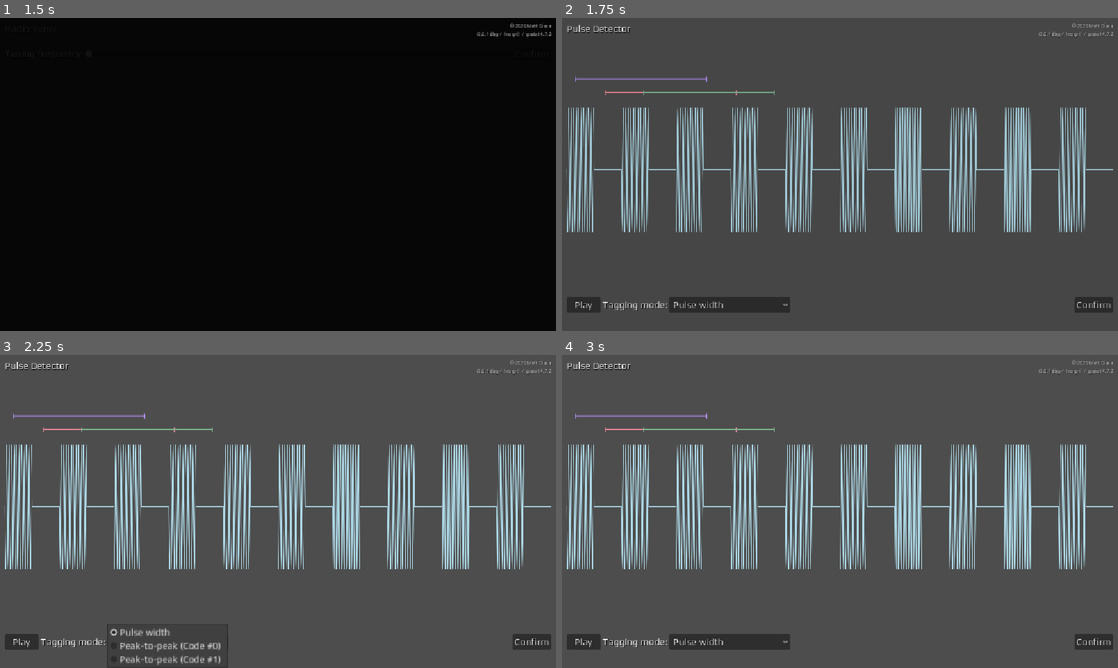
Above: before the commit, frames 1-4 (two rows, left to right).
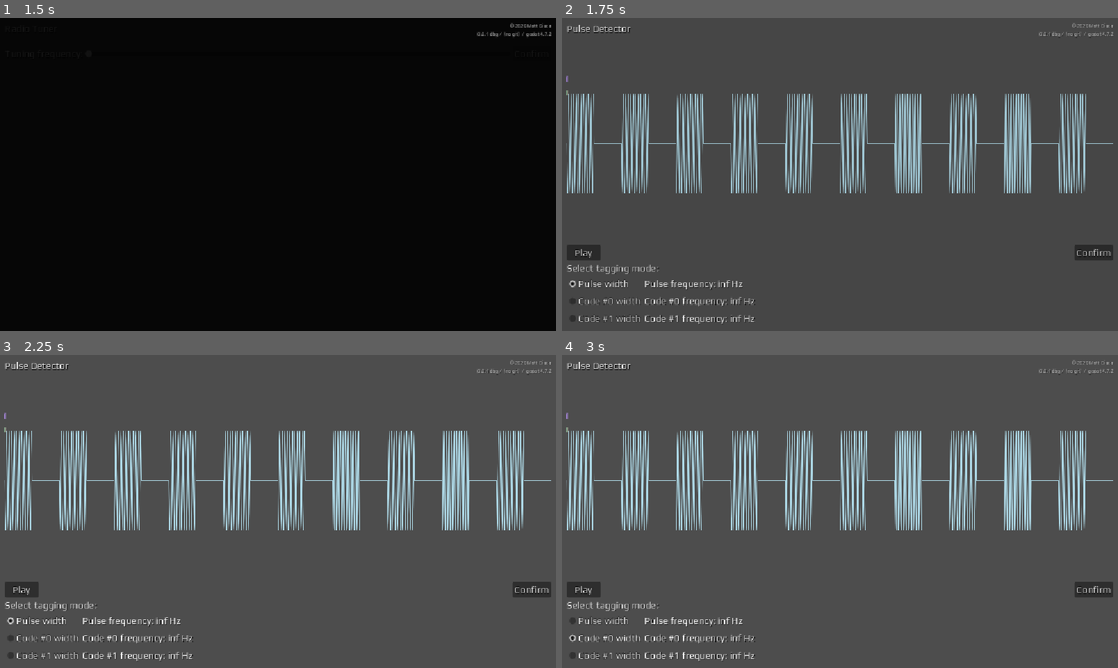
Above: after the commit, the same moments.

Repository: mgiuca/message-game
Game: Godot game, scene res://scenes/main.tscn
Same seed, same stepped clock (60 frames per second), same inputs: the game is played once before the commit and once after it.
Inputs (mouse positions are in pixels of both pictures, inside the frame that each line leads up to):
- Up to frame 1 (1.5 s): click "Start Game" at 0.5 s; click "Confirm" at 1.25 s
- Up to frame 2 (1.75 s): no input
- Up to frame 3 (2.25 s): click "Pulse width" at 2 s
- Up to frame 4 (3 s): click (606, 636) at 2.75 s, where only the run after the commit has a clickable "Code #0 width"

Frame 1 is identical in both runs. In frame 2, 16% of the frame differs, in the area x 0-100%, y 18-98%; in frame 3, 16%; in frame 4, 17%.

Commit message:
PulseDetector: Rearrange tag mode selection UI.
Now uses radio buttons.

Diff:
--- a/scenes/levels/pulse_detector.gd
+++ b/scenes/levels/pulse_detector.gd
@@ -49,8 +49,8 @@
   tex_waveform.audio_stream = audio_stream
 
   update_play_button_text()
-
-  _on_opt_tag_mode_item_selected(0)
+  ($MarginContainer/VBoxContainer/GridContainer/ChkPulseMode as CheckBox).button_pressed = true
+  update_tags()
 
 func update_play_button_text() -> void:
   btn_play_stop.text = 'Pause' if playing else 'Play'
@@ -112,7 +112,9 @@
   span.position.x = start_x
   span.size.x = end_x - start_x
 
-func _on_opt_tag_mode_item_selected(index: int) -> void:
+func _on_chk_tagging_mode_toggled(toggled_on: bool, index: int) -> void:
+  if not toggled_on:
+    return
   match index:
     0:
       selected_tag_range = pulse_width_range
--- a/scenes/levels/pulse_detector.tscn
+++ b/scenes/levels/pulse_detector.tscn
@@ -4,6 +4,8 @@
 [ext_resource type="Script" uid="uid://ci77x2yl4osyx" path="res://scenes/levels/pulse_detector.gd" id="2_baup0"]
 [ext_resource type="Script" uid="uid://dpod4vx34s4q0" path="res://scenes/ui/waveform.gd" id="3_d7fx5"]
 [ext_resource type="Script" uid="uid://bwdl15u8rxu1q" path="res://scenes/ui/tag_span.gd" id="4_44fsj"]
+
+[sub_resource type="ButtonGroup" id="ButtonGroup_44fsj"]
 
 [node name="PulseDetector" unique_id=1360869222 instance=ExtResource("1_ybs3c")]
 script = ExtResource("2_baup0")
@@ -66,41 +68,48 @@
 size_flags_horizontal = 0
 text = "Play"
 
-[node name="Label" type="Label" parent="MarginContainer/VBoxContainer/HBoxContainer" index="1" unique_id=2068937420]
-layout_mode = 2
-size_flags_horizontal = 0
-text = "Tagging mode:"
-
-[node name="OptTagMode" type="OptionButton" parent="MarginContainer/VBoxContainer/HBoxContainer" index="2" unique_id=1300768293]
-layout_mode = 2
-selected = 0
-item_count = 3
-popup/item_0/text = "Pulse width"
-popup/item_0/id = 0
-popup/item_1/text = "Peak-to-peak (Code #0)"
-popup/item_1/id = 1
-popup/item_2/text = "Peak-to-peak (Code #1)"
-popup/item_2/id = 2
-
-[node name="BtnConfirm" type="Button" parent="MarginContainer/VBoxContainer/HBoxContainer" index="3" unique_id=71189766]
+[node name="BtnConfirm" type="Button" parent="MarginContainer/VBoxContainer/HBoxContainer" index="1" unique_id=71189766]
 layout_mode = 2
 size_flags_horizontal = 10
 text = "Confirm"
 
-[node name="HBoxContainer2" type="HBoxContainer" parent="MarginContainer/VBoxContainer" index="3" unique_id=627739720]
+[node name="Label" type="Label" parent="MarginContainer/VBoxContainer" index="3" unique_id=1021798430]
 layout_mode = 2
+text = "Select tagging mode:"
 
-[node name="LblPulseFreq" type="Label" parent="MarginContainer/VBoxContainer/HBoxContainer2" index="0" unique_id=1610499473]
+[node name="GridContainer" type="GridContainer" parent="MarginContainer/VBoxContainer" index="4" unique_id=1849072487]
+layout_mode = 2
+columns = 2
+
+[node name="ChkPulseMode" type="CheckBox" parent="MarginContainer/VBoxContainer/GridContainer" index="0" unique_id=1831049988]
+layout_mode = 2
+button_group = SubResource("ButtonGroup_44fsj")
+text = "Pulse width"
+
+[node name="LblPulseFreq" type="Label" parent="MarginContainer/VBoxContainer/GridContainer" index="1" unique_id=1610499473]
 unique_name_in_owner = true
 layout_mode = 2
+text = "Pulse frequency"
 
-[node name="LblZeroFreq" type="Label" parent="MarginContainer/VBoxContainer/HBoxContainer2" index="1" unique_id=1909124387]
+[node name="ChkZeroMode" type="CheckBox" parent="MarginContainer/VBoxContainer/GridContainer" index="2" unique_id=1626262893]
+layout_mode = 2
+button_group = SubResource("ButtonGroup_44fsj")
+text = "Code #0 width"
+
+[node name="LblZeroFreq" type="Label" parent="MarginContainer/VBoxContainer/GridContainer" index="3" unique_id=1909124387]
 unique_name_in_owner = true
 layout_mode = 2
+text = "Code #0 frequency"
 
-[node name="LblOneFreq" type="Label" parent="MarginContainer/VBoxContainer/HBoxContainer2" index="2" unique_id=1538547924]
+[node name="ChkOneMode" type="CheckBox" parent="MarginContainer/VBoxContainer/GridContainer" index="4" unique_id=1287302970]
+layout_mode = 2
+button_group = SubResource("ButtonGroup_44fsj")
+text = "Code #1 width"
+
+[node name="LblOneFreq" type="Label" parent="MarginContainer/VBoxContainer/GridContainer" index="5" unique_id=1538547924]
 unique_name_in_owner = true
 layout_mode = 2
+text = "Code #1 frequency"
 
 [node name="AudioStreamPlayer" type="AudioStreamPlayer" parent="." index="2" unique_id=189053425]
 
@@ -109,6 +118,8 @@
 [connection signal="start_drag" from="MarginContainer/VBoxContainer/TexWaveform" to="." method="_on_tex_waveform_start_drag"]
 [connection signal="zoom_changed" from="MarginContainer/VBoxContainer/TexWaveform" to="." method="_on_tex_waveform_zoom_changed"]
 [connection signal="pressed" from="MarginContainer/VBoxContainer/HBoxContainer/BtnPlayStop" to="." method="_on_btn_play_stop_pressed"]
-[connection signal="item_selected" from="MarginContainer/VBoxContainer/HBoxContainer/OptTagMode" to="." method="_on_opt_tag_mode_item_selected"]
 [connection signal="pressed" from="MarginContainer/VBoxContainer/HBoxContainer/BtnConfirm" to="." method="_on_btn_confirm_pressed"]
+[connection signal="toggled" from="MarginContainer/VBoxContainer/GridContainer/ChkPulseMode" to="." method="_on_chk_tagging_mode_toggled" binds= [0]]
+[connection signal="toggled" from="MarginContainer/VBoxContainer/GridContainer/ChkZeroMode" to="." method="_on_chk_tagging_mode_toggled" binds= [1]]
+[connection signal="toggled" from="MarginContainer/VBoxContainer/GridContainer/ChkOneMode" to="." method="_on_chk_tagging_mode_toggled" binds= [2]]
 [connection signal="finished" from="AudioStreamPlayer" to="." method="_on_audio_stream_player_finished"]
